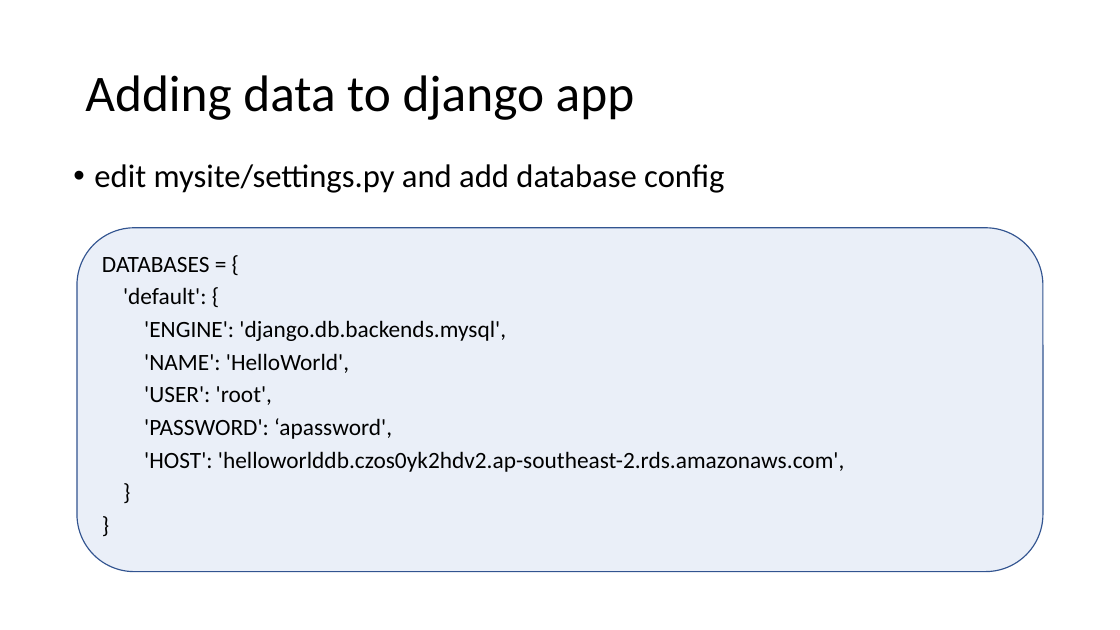
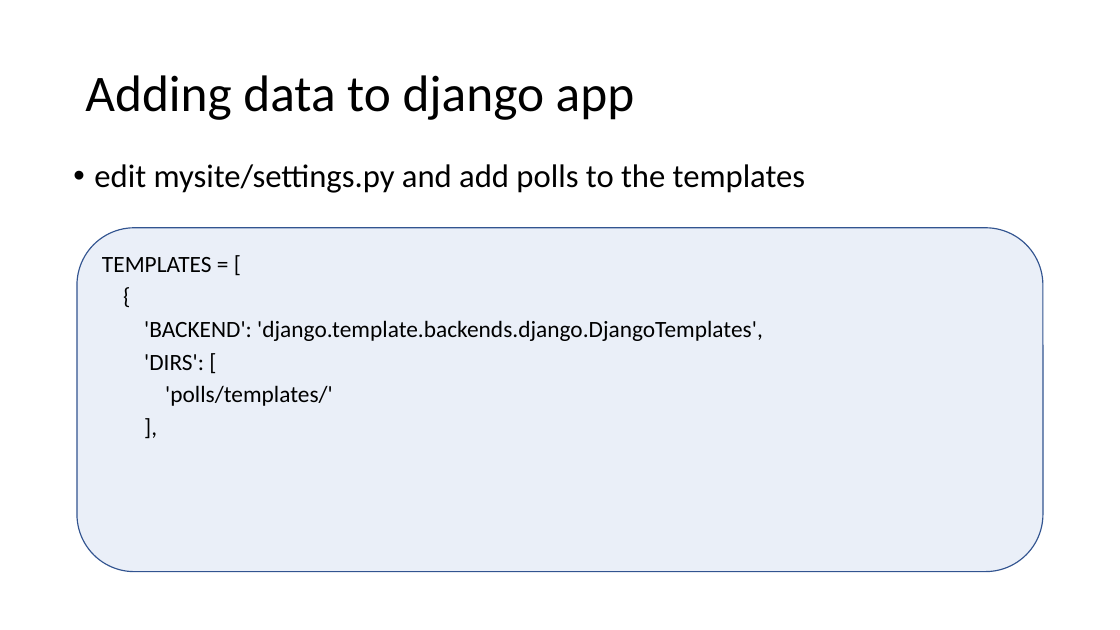
Before and after one commit to uwacsp/cits5503, a slide deck: slide 22 of Lectures/CITS5503WebArchitecture.pptx (slide 18 before the commit). Drawn at 1120x630 pixels with LibreOffice and Linux fonts; fonts in the diff are those of the drawing. Boxes give left, top, right and bottom in pixels: in the first picture for what was removed or moved away, otherwise in the second. Text is boxed around its words. In the diff, an @@ line names an element or a change of style, - is before the commit and + after.

```diff
--- a/Lectures/CITS5503WebArchitecture.pptx
+++ b/Lectures/CITS5503WebArchitecture.pptx
@@ text at bbox=[94, 164, 805, 193]: text changed @@
-• edit mysite/settings.py and add database config
+• edit mysite/settings.py and add polls to the templates
@@ text in rounded rectangle at bbox=[102, 257, 763, 406]: text changed @@
-DATABASES = {
-'default': {
-'ENGINE': 'django.db.backends.mysql',
-'NAME': 'HelloWorld',
-'USER': 'root',
-'PASSWORD': ‘apassword',
-'HOST': 'helloworlddb.czos0yk2hdv2.ap-southeast-2.rds.amazonaws.com',
-}
-}
+TEMPLATES = [
+{
+'BACKEND': 'django.template.backends.django.DjangoTemplates',
+'DIRS': [
+'polls/templates/'
+],
```
Also in this commit, not shown: 7 other slides changed, 14 slides added, 5 slides removed, 1 other file.
